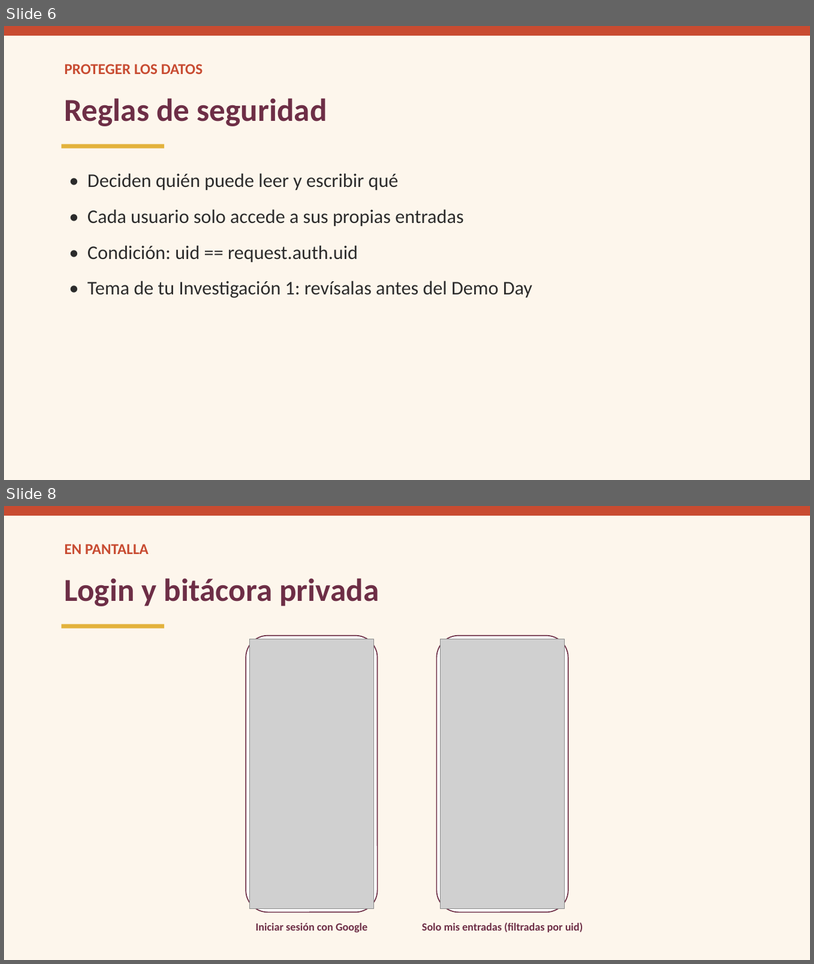
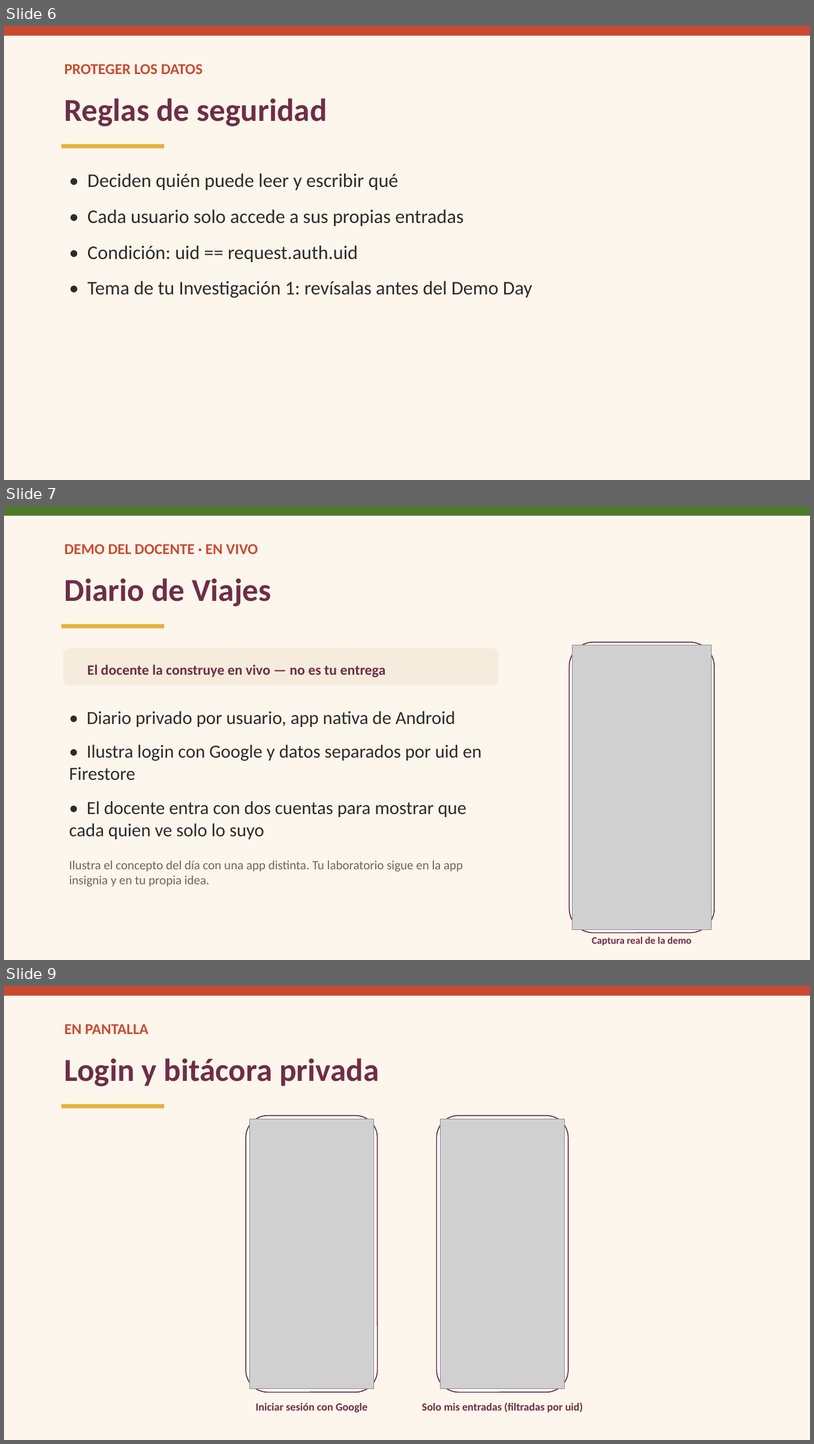
Before and after one commit to ykro/proyectos3-facom-public, a slide deck: slides/sesion-06.pptx. Shown one above the other, each under a label of ours: slides 6 and 8 before the commit, slides 6, 7 and 9 after it; the slides between them are not shown. The pictures are 814x964 and 814x1444 pixels, drawn with LibreOffice and Linux fonts; fonts in the diff are those of the drawing; grey boxes stand for pictures. Boxes give left, top, right and bottom in pixels: in the first picture for what was removed or moved away, otherwise in the second. Text is boxed around its words. In the diff, an @@ line names an element or a change of style, - is before the commit and + after.

Commit message:
3ª iteración: apps reales capturadas, flujo AI Studio en guías, demos en slides, docs y fixes
- 8 apps construidas en AI Studio y capturadas (2 insignia + 6 demos); capturas de
  flujo (Build, Enable Firebase, emulador) en guias-estudiante/img/ e insertadas en guías;
  placeholders de teléfono Android eliminados; PDFs regenerados con imágenes.
- Slides: slide 'Demo del docente' por sesión + GitHub, glosario GenAI, cómo genera la IA,
  estructura de archivos/personalización manual; contraste MUTED a AA.
- Guías: GitHub/glosario/overview, personalización manual, bitácora de prompts, plantillas.
- Prompts de las 6 demos (prompts-demos-docente.md).
- Nuevos docs: especificacion-asignaciones, material-de-apoyo-links, clase-01-guion-video, plantillas.
- Evaluación: sin defensa; Proyectos=30 sin split por proyecto; quizzes barajados; rúbrica Tareas/Labs.
- Sin 'Plan B' en ningún archivo; terminología unificada a 'Demo del docente'; badges corregidos.

```diff
--- a/slides/sesion-06.pptx
+++ b/slides/sesion-06.pptx
@@ slide 7 added at [4,506,810,960], background #FDF6EC @@
@@ rectangle added at [4,506,810,516], fill #4F772D @@
@@ text added at [65,544,258,554], 18 pt, text #C84B31, bold @@
+DEMO DEL DOCENTE · EN VIVO
@@ text added at [65,578,271,606], 38 pt, text #6D2E46, bold @@
+Diario de Viajes
@@ rectangle added at [62,624,164,628], fill #E3B23C @@
@@ rounded rectangle added at [63,648,499,685], fill #F6ECDD @@
@@ rounded rectangle added at [570,642,715,933], fill #FFFFFF, outline #6D2E46 1.2 pt @@
@@ picture added at [573,645,712,930] @@
@@ text added at [87,664,386,677], 17 pt, text #6D2E46, bold @@
+El docente la construye en vivo — no es tu entrega
@@ text added at [69,711,482,839], 22 pt, text #2B2B2B @@
+• Diario privado por usuario, app nativa de Android
+• Ilustra login con Google y datos separados por uid en Firestore
+• El docente entra con dos cuentas para mostrar que cada quien ve solo lo suyo
@@ text added at [69,860,463,886], 15 pt, text #6F645B @@
+Ilustra el concepto del día con una app distinta. Tu laboratorio sigue en la app insignia y en tu propia idea.
@@ text added at [592,936,692,945], 12 pt, text #6D2E46, bold @@
+Captura real de la demo
@@ what was slide 8 is now slide 9 @@
```
Also in this commit, not shown: 2 slides changed, 1 other slide added, 59 other files.
